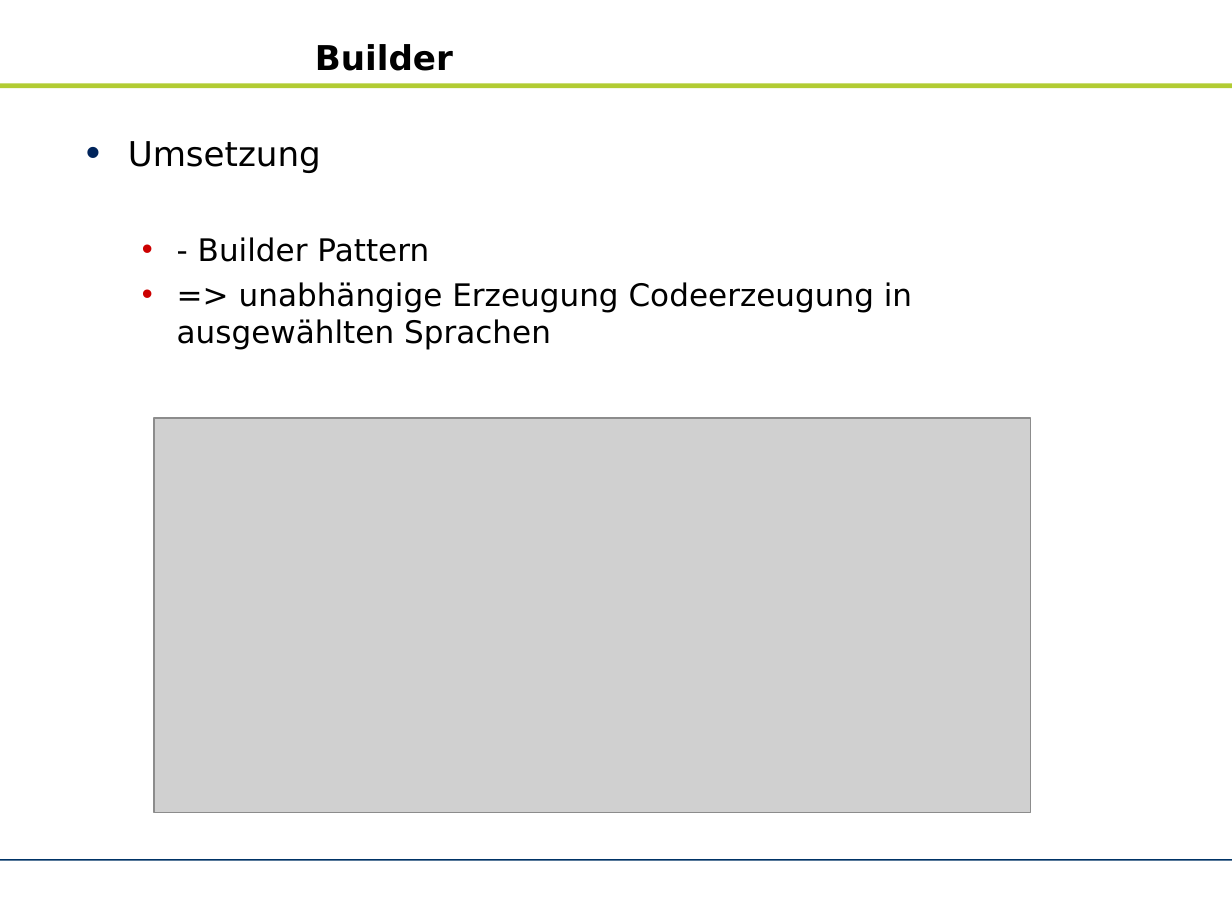
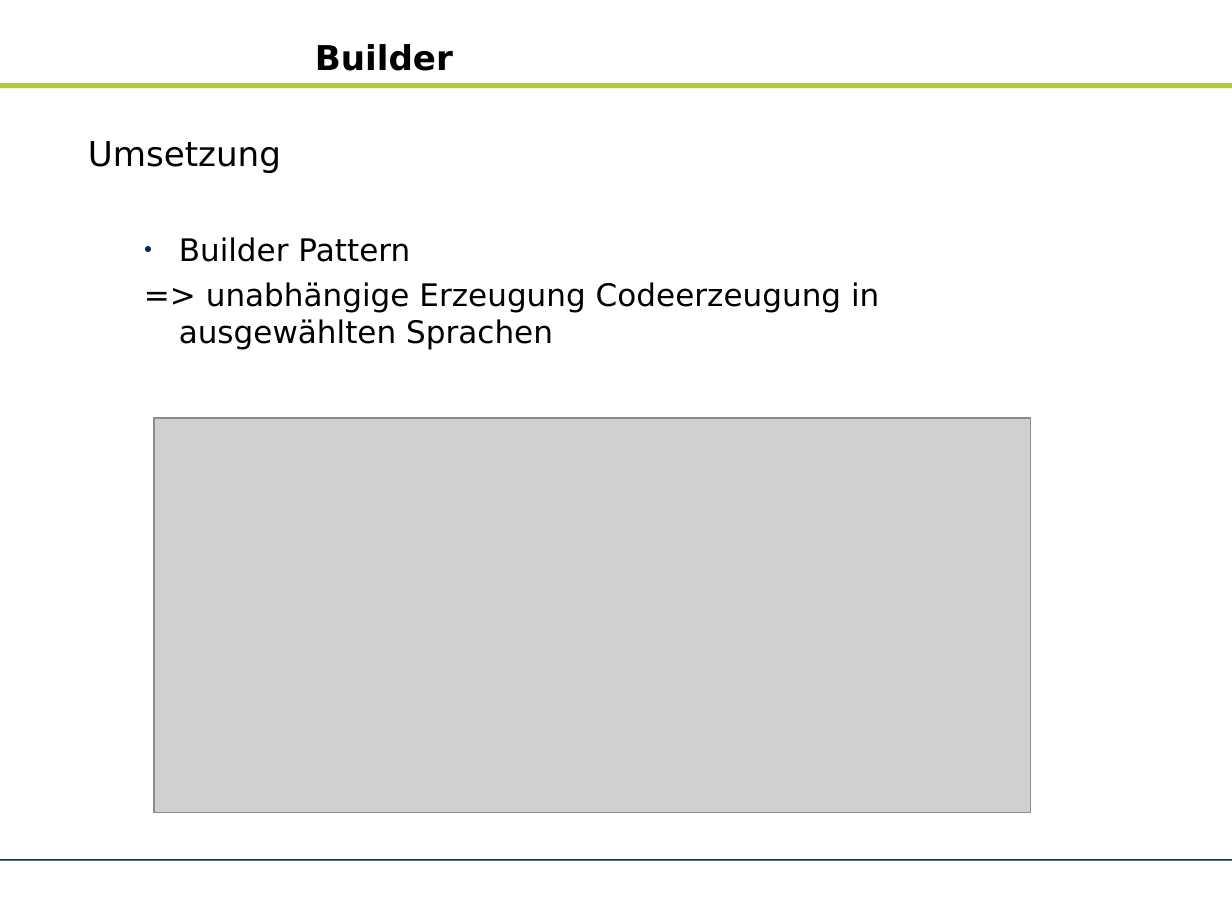
Before and after one commit to zhongxinhua/sose10-swp-uebersetzerbau, a slide deck: slide 7 of trunk/dokumentation/sm_praesentation_3006.odp. Drawn at 1232x924 pixels with LibreOffice and Linux fonts; fonts in the diff are those of the drawing; grey boxes stand for pictures; background and template pictures are left out. Boxes give left, top, right and bottom in pixels: in the first picture for what was removed or moved away, otherwise in the second. Text is boxed around its words. In the diff, an @@ line names an element or a change of style, - is before the commit and + after.

```diff
--- a/trunk/dokumentation/sm_praesentation_3006.odp
+++ b/trunk/dokumentation/sm_praesentation_3006.odp
@@ text at (88, 141, 879, 350): bullet • to none; list level 2 to 1 in "=> unabhängige Erzeugung Codeerzeugung in ..." @@
@@ text at (179, 237, 410, 262): text changed @@
-  • - Builder Pattern
+● Builder Pattern
```
Also in this commit, not shown: 7 other slides changed, 1 slide added.
